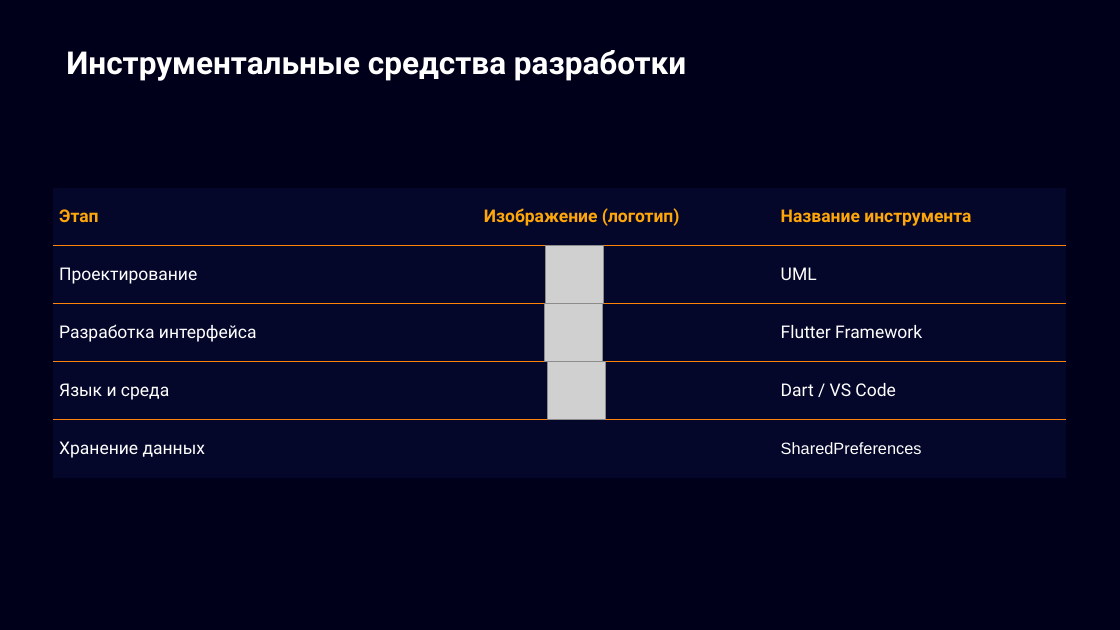
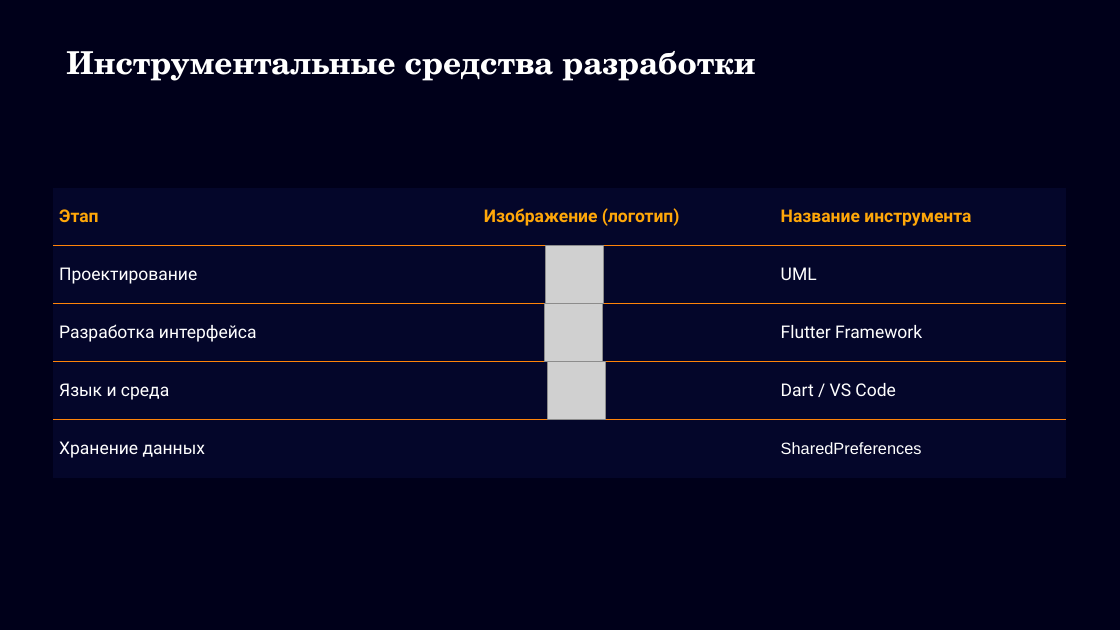
Before and after one commit to serusew/diary, a slide deck: slide 4 of документация/Презентация My Diary (не доделана).pptx. Drawn at 1120x630 pixels with LibreOffice and Linux fonts; fonts in the diff are those of the drawing; grey boxes stand for pictures. Boxes give left, top, right and bottom in pixels: in the first picture for what was removed or moved away, otherwise in the second. Text is boxed around its words. In the diff, an @@ line names an element or a change of style, - is before the commit and + after.

```diff
--- a/документация/Презентация My Diary (не доделана).pptx
+++ b/документация/Презентация My Diary (не доделана).pptx
@@ text "Инструментальные средства разработки" at <box>66,51,755,81</box>: font Roboto to TeX Gyre Schola @@
```
Also in this commit, not shown: 4 other slides changed, 2 slides added.
